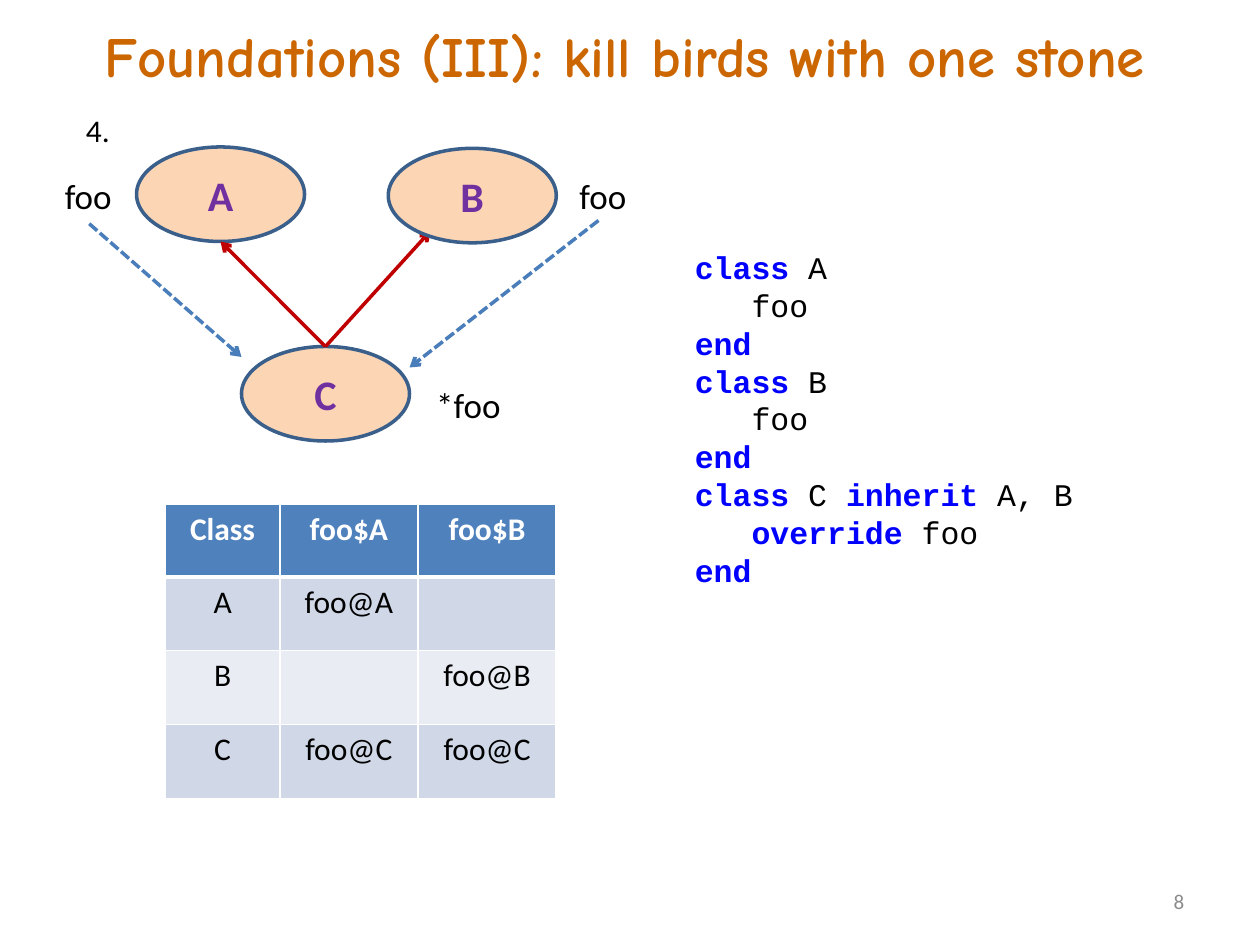
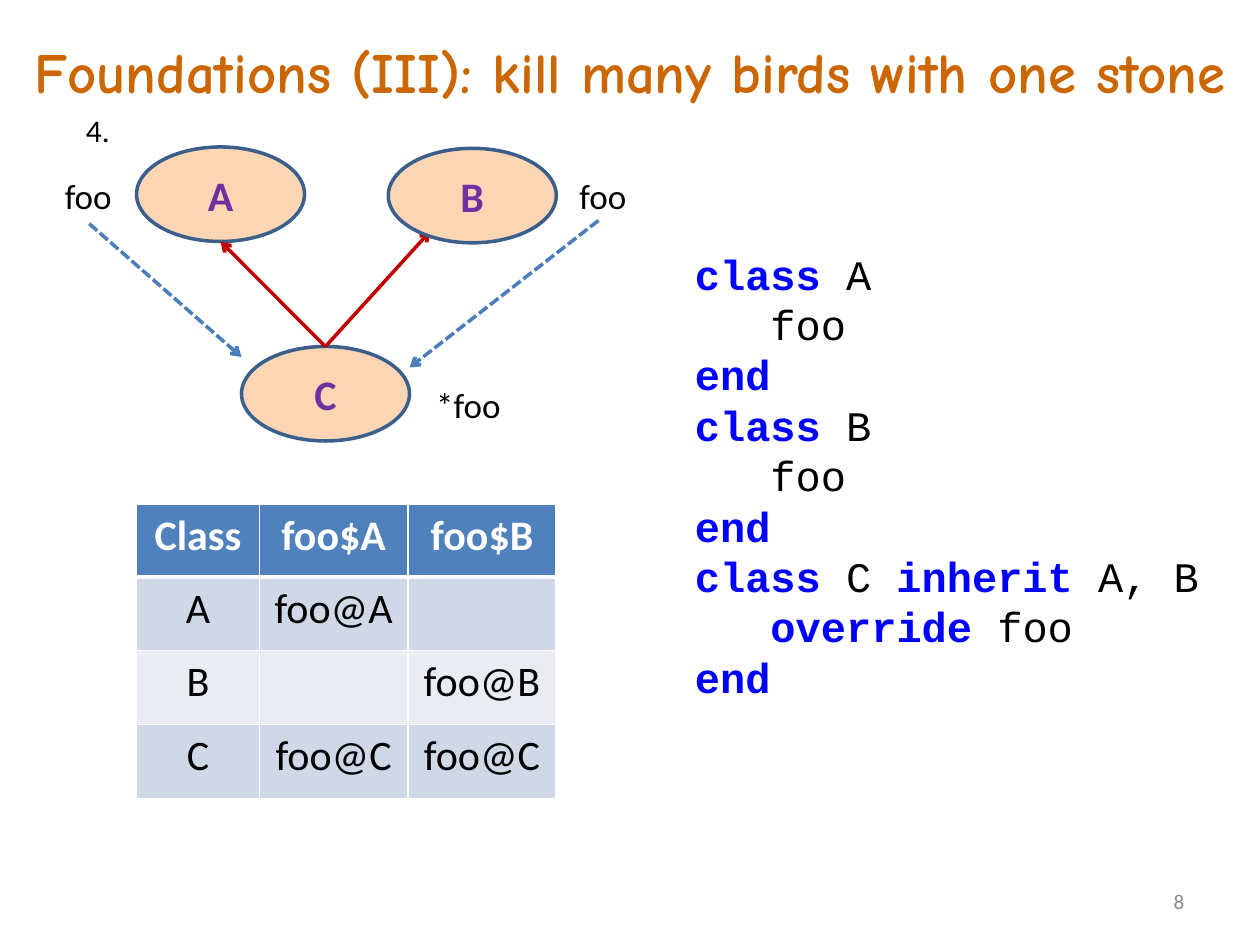
Before and after one commit to akanatov/SLang-, a slide deck: slide 8 of Docs/Incidence matrix and OOP.pptx. Drawn at 1260x945 pixels with LibreOffice and Linux fonts; fonts in the diff are those of the drawing. Boxes give left, top, right and bottom in pixels: in the first picture for what was removed or moved away, otherwise in the second. Text is boxed around its words. In the diff, an @@ line names an element or a change of style, - is before the commit and + after.

```diff
--- a/Docs/Incidence matrix and OOP.pptx
+++ b/Docs/Incidence matrix and OOP.pptx
@@ title at [34,50,1225,104]: text changed @@
-Foundations (III): kill birds with one stone
+Foundations (III): kill many birds with one stone
@@ text "class A" at [695,259,1199,694]: size 18 to 24 pt @@
@@ table at [136,504,557,799] @@
@@ size 18 to 24 pt @@
@@ table: place and size @@
-table at [165,504,557,799]
+table at [136,504,557,799]
```
Also in this commit, not shown: 4 other slides changed, 7 slides added.
